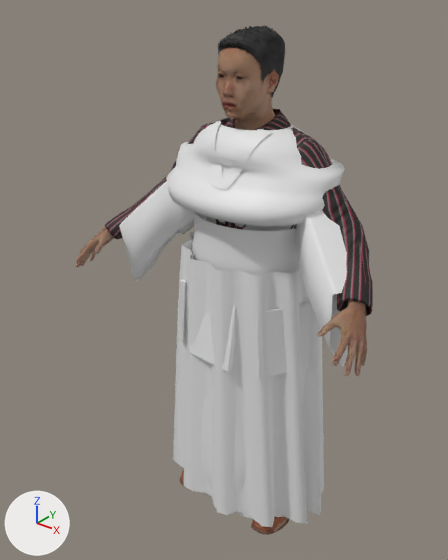
The glTF model HistoryShift/assets/characters/mh/m08.gltf, before and after one commit.
Camera for both pictures: a 50 mm lens placed at (1.079, -1.508, 1.775), pointed at (-0.064, -0.079, 0.889). The axes (+X, +Y, +Z) are drawn at lower left. The lights are the same throughout. The first picture is the older version. Vertices at exactly the same position are counted once.

The older version as bpy lines, for what is in view:
```python
ob_m08_body = bpy.data.objects.new('m08.body', me_base)
ob_m08_body.location = (0.0, 0.0, 0.0)
ob_m08_bodyw = bpy.data.objects.new('m08_bodyw', me_base_001)
ob_m08_bodyw.location = (0.0, 0.0, 0.0)
ob_m08_eyebrow006 = bpy.data.objects.new('m08.eyebrow006', me_eyebrow006)
ob_m08_eyebrow006.location = (0.0, 0.0, 0.0)
ob_m08_garment_armor = bpy.data.objects.new('m08_garment_armor', me_do)
ob_m08_garment_armor.location = (0.0, 0.0, 0.0)
ob_m08_garment_eri = bpy.data.objects.new('m08_garment_eri', me_eri)
ob_m08_garment_eri.location = (0.0, 0.0, 0.0)
ob_m08_garment_kosode = bpy.data.objects.new('m08_garment_kosode', me_kosode_body)
ob_m08_garment_kosode.location = (0.0, 0.0, 0.0)
ob_m08_male_casualsuit03 = bpy.data.objects.new('m08.male_casualsuit03', me_male_casualsuit03)
ob_m08_male_casualsuit03.location = (0.0, 0.0, 0.0)
ob_m08_short01 = bpy.data.objects.new('m08.short01', me_short01)
ob_m08_short01.location = (0.0, 0.0, 0.0)
# also in view: 'm08_garment_hakama' at (0.0, -0.025, 0.529); 'm08_garment_robe' at (0.001, -0.014, 0.476)
```
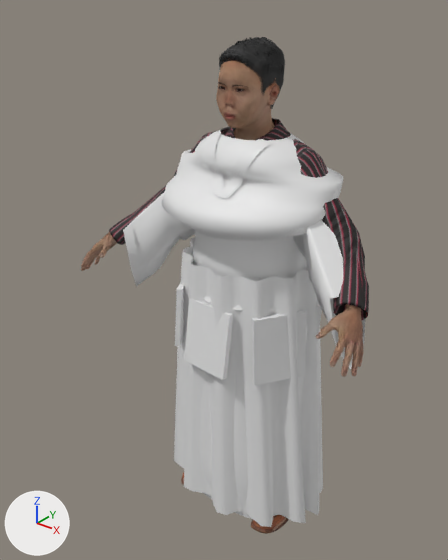
Not visible in the pictures: 'm08.eyebrow006', 'm08.eyebrow001'.

The change, as a diff of the scene's bpy script:
```diff
--- a/HistoryShift/assets/characters/mh/m08.gltf.py
+++ b/HistoryShift/assets/characters/mh/m08.gltf.py
@@ mat_m08_eyebrow001 @@
+mat_m08_eyebrow001 = bpy.data.materials.new('m08.eyebrow001')
+# uses the picture img_eyebrow001
@@ me_base @@
-me_base.from_pydata(...)  # 13380 vertices, 26756 faces; spans x -0.53..0.53, y -0.34..0.1, z 0.0..1.64
+me_base.from_pydata(...)  # 13380 vertices, 26756 faces; spans x -0.52..0.52, y -0.33..0.1, z 0.0..1.61
+# me_base part 1: 10908 of 13380 vertices moved; they spanned x -0.53..0.53, y -0.34..0.1, z 0.1..1.64 and now span x -0.52..0.52, y -0.33..0.1, z 0.1..1.61; mean shift (0.0, 0.0, -0.02); largest move (-0.04, -0.11, 1.6) -> (-0.04, -0.11, 1.57)
 me_base.materials.append(mat_m08_body)
@@ me_male_casualsuit03 @@
-me_male_casualsuit03.from_pydata(...)  # 2499 vertices, 4800 faces; spans x -0.485..0.496, y -0.232..0.129, z 0.061..1.434
+me_male_casualsuit03.from_pydata(...)  # 2499 vertices, 4800 faces; spans x -0.473..0.485, y -0.225..0.133, z 0.06..1.405
+# me_male_casualsuit03 part 2: 2499 of 2499 vertices moved; they spanned x -0.485..0.496, y -0.232..0.129, z 0.061..1.434 and now span x -0.473..0.485, y -0.225..0.133, z 0.06..1.405; mean shift (0.0, 0.002, -0.019)
 me_male_casualsuit03.materials.append(mat_m08_male_casualsuit03)
@@ me_short01 @@
-me_short01.from_pydata(...)  # 2984 vertices, 3678 faces; spans x -0.08..0.076, y -0.134..0.075, z 1.452..1.659
+me_short01.from_pydata(...)  # 2984 vertices, 3678 faces; spans x -0.08..0.078, y -0.131..0.075, z 1.423..1.631
+# me_short01 part 3: 2786 of 2984 vertices moved; they spanned x -0.08..0.076, y -0.134..0.075, z 1.452..1.659 and now span x -0.08..0.078, y -0.131..0.075, z 1.423..1.631; mean shift (0.0, 0.001, -0.031); largest move (0.052, -0.122, 1.609) -> (0.049, -0.12, 1.574)
+# other edits to the shape of me_short01 do not show in these pictures
 me_short01.materials.append(mat_m08_short01)
@@ me_base_001 @@
-me_base_001.from_pydata(...)  # 10468 vertices, 20772 faces; spans x -0.53..0.53, y -0.34..0.06, z 0.0..1.64
+me_base_001.from_pydata(...)  # 10470 vertices, 20776 faces; spans x -0.52..0.52, y -0.33..0.06, z 0.0..1.61
+# me_base_001 part 4: 399 vertices moved within x -0.08..0.08, y -0.14..0.03, z 1.34..1.58; 3489 vertices removed from x -0.11..0.11, y -0.15..0.06, z 1.25..1.64; 3491 vertices added at x -0.11..0.11, y -0.14..0.06, z 1.22..1.61
+# other edits to the shape of me_base_001 do not show in these pictures
 me_base_001.materials.append(mat_m08_body)
@@ me_kosode_body @@
-me_kosode_body.from_pydata(...)  # 1128 vertices, 2112 faces; spans x -0.461..0.461, y -0.236..0.149, z 0.797..1.394
+me_kosode_body.from_pydata(...)  # 1128 vertices, 2112 faces; spans x -0.451..0.453, y -0.259..0.153, z 0.779..1.366
+# me_kosode_body part 5: 1128 of 1128 vertices moved; they spanned x -0.461..0.461, y -0.236..0.149, z 0.797..1.394 and now span x -0.451..0.453, y -0.259..0.153, z 0.779..1.366; mean shift (-0.002, -0.002, -0.034)
 me_kosode_body.materials.append(mat_garment_kosode)
@@ me_do @@
-me_do.from_pydata(...)  # 272 vertices, 456 faces; spans x -0.263..0.263, y -0.229..0.206, z 0.664..1.128
+me_do.from_pydata(...)  # 272 vertices, 456 faces; spans x -0.261..0.261, y -0.254..0.209, z 0.646..1.107
+# me_do part 6: the loose piece of 8 vertices spanning x 0.157..0.263, y -0.009..0.157, z 0.665..0.885 is moved by (-0.002, -0.005, -0.018)
+# me_do part 7: the loose piece of 8 vertices spanning x -0.263..-0.157, y -0.18..-0.014, z 0.665..0.885 is moved by (0.002, -0.017, -0.018)
+# me_do part 8: the loose piece of 8 vertices spanning x -0.098..0.074, y -0.229..-0.172, z 0.665..0.885 is moved by (0.0, -0.025, -0.018)
+# me_do part 9: the loose piece of 8 vertices spanning x 0.137..0.258, y -0.195..-0.034, z 0.664..0.885 is moved by (-0.002, -0.019, -0.018)
+# me_do part 10: 224 of 272 vertices moved; they spanned x -0.216..0.216, y -0.19..0.166, z 0.895..1.128 and now span x -0.213..0.213, y -0.211..0.169, z 0.877..1.107; mean shift (0.0, -0.002, -0.02); largest move (0.0, -0.186, 0.895) -> (0.0, -0.211, 0.877)
+# other edits to the shape of me_do do not show in these pictures
 me_do.materials.append(mat_garment_armor)
@@ ob_m08_eyebrow006 @@
-ob_m08_eyebrow006 = bpy.data.objects.new('m08.eyebrow006', me_eyebrow006)
@@ ob_m08_eyebrow001 @@
+ob_m08_eyebrow001 = bpy.data.objects.new('m08.eyebrow001', me_eyebrow001)  # 124 vertices, 192 faces; spans x -0.0571..0.0571, y -0.1384..-0.1114, z 1.5104..1.5199
+ob_m08_eyebrow001.location = (0.0, 0.0, 0.0)
```

Location of each change, [x1, y1, x2, y2] in pixels of the pictures (448 x 560 px; the box of a moved part takes in the faces that stretch with it):
'm08_garment_kosode', reshaped
    before: [119, 118, 348, 366]
    after: [123, 127, 365, 369]
'm08_garment_armor', reshaped (7% shorter)
    before: [178, 212, 320, 378]
    after: [175, 231, 322, 386]
'm08.body', reshaped
    before: [76, 48, 367, 533]
    after: [81, 61, 364, 531]
'm08.male_casualsuit03', reshaped (mostly hidden)
    before: [105, 109, 373, 316]
    after: [109, 118, 369, 320]
'm08.short01', reshaped
    before: [218, 26, 285, 98]
    after: [219, 37, 285, 109]
'm08_bodyw', reshaped (not visible afterwards)
    before: [217, 51, 243, 129]
part 1 of me_base, moved or reshaped
    before: [76, 48, 367, 376]
    after: [81, 61, 364, 377]
part 6 of me_do, moved or reshaped (not visible before)
    after: [316, 300, 322, 340]
part 7 of me_do, moved or reshaped
    before: [178, 279, 186, 340]
    after: [175, 284, 184, 347]
part 8 of me_do, moved or reshaped
    before: [189, 307, 235, 372]
    after: [184, 298, 233, 380]
part 9 of me_do, moved or reshaped
    before: [258, 303, 311, 378]
    after: [252, 310, 307, 386]
part 10 of me_do, moved or reshaped
    before: [192, 212, 299, 276]
    after: [189, 231, 308, 311]
